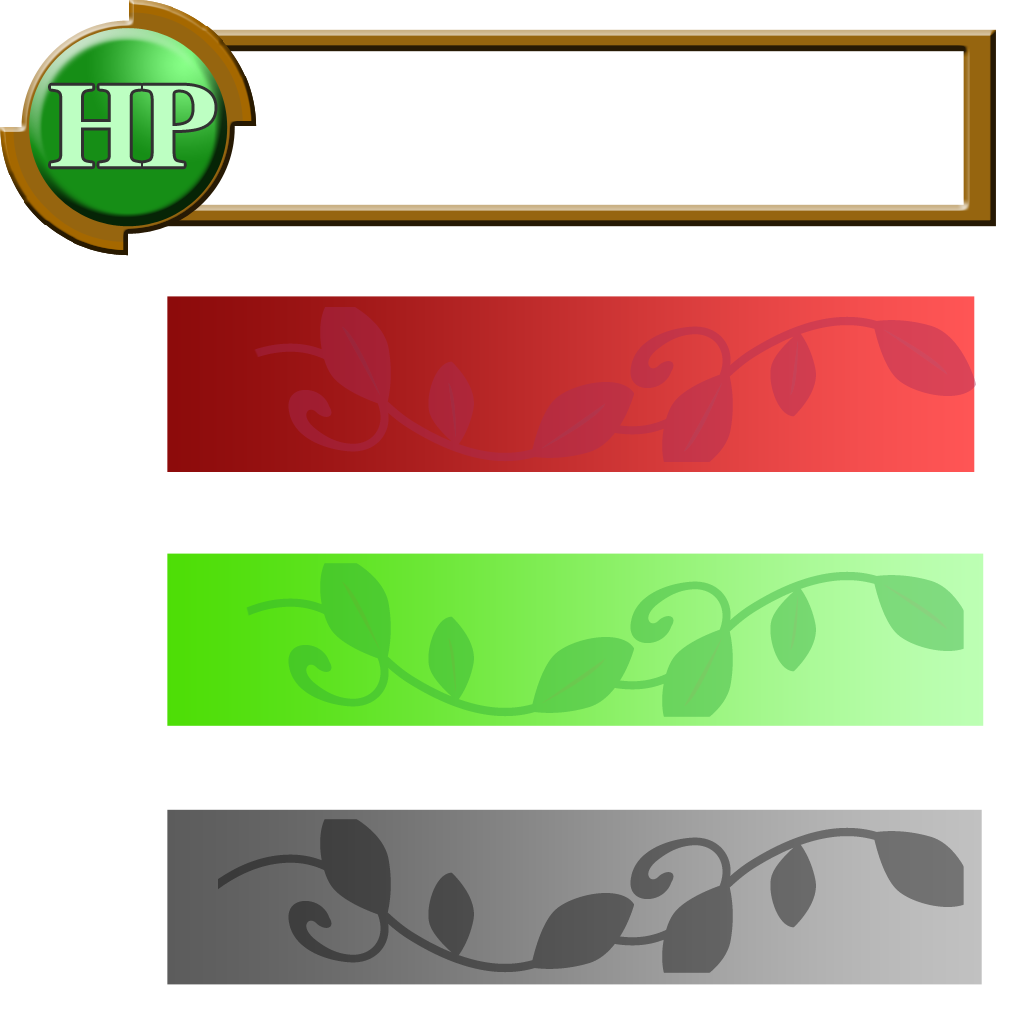
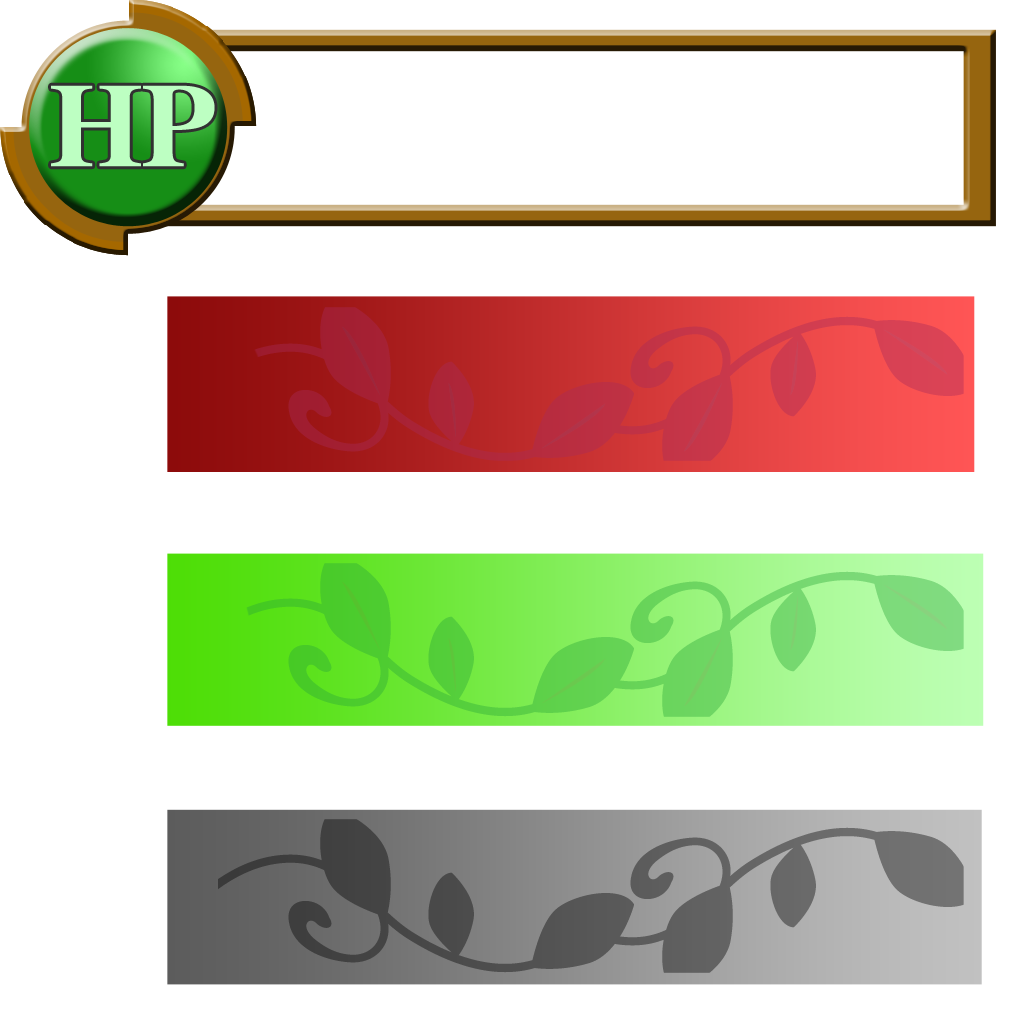
Two versions of the same layered image (1024px x 1024px). Layer-by-layer changes:
painted on "レイヤー 5 のコピー 2" over [325, 307, 976, 462]
